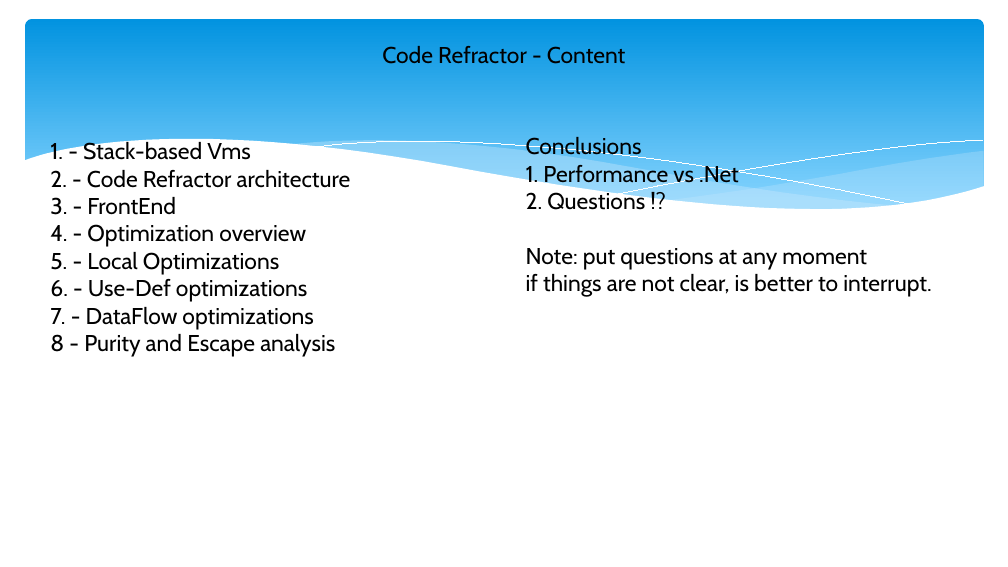
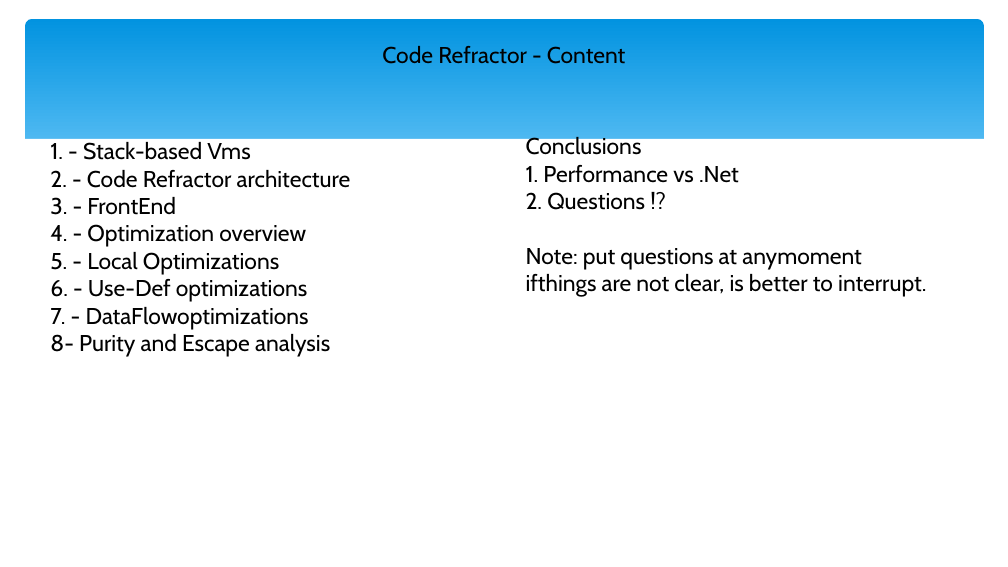
Before and after one commit to ciplogic/CodeRefractor, a slide deck: slide 2 of Documentation/Slides.pptx. Drawn at 1008x567 pixels with LibreOffice and Linux fonts; fonts in the diff are those of the drawing. Boxes give left, top, right and bottom in pixels: in the first picture for what was removed or moved away, otherwise in the second. Text is boxed around its words. In the diff, an @@ line names an element or a change of style, - is before the commit and + after.

```diff
--- a/Documentation/Slides.pptx
+++ b/Documentation/Slides.pptx
@@ group removed at bbox=[24, 139, 986, 249]: 5 freeform shapes @@
@@ rectangle added at bbox=[24, 139, 986, 249], fill #FFFFFF @@
@@ rectangle added at bbox=[289, 140, 900, 210], fill #C6E7FC @@
@@ rectangle added at bbox=[618, 140, 983, 194], outline #FFFFFF 0.75 pt @@
@@ text at bbox=[526, 248, 926, 297]: spaces changed @@
-Note: put questions at any moment
-if things are not clear, is better to interrupt.
+Note: put questions at anymoment
+ifthings are not clear, is better to interrupt.
@@ text at bbox=[50, 307, 330, 357]: spaces changed @@
-7. - DataFlow optimizations
-8 - Purity and Escape analysis
+7. - DataFlowoptimizations
+8- Purity and Escape analysis
```
Also in this commit, not shown: 12 other slides changed, 5 other files.
